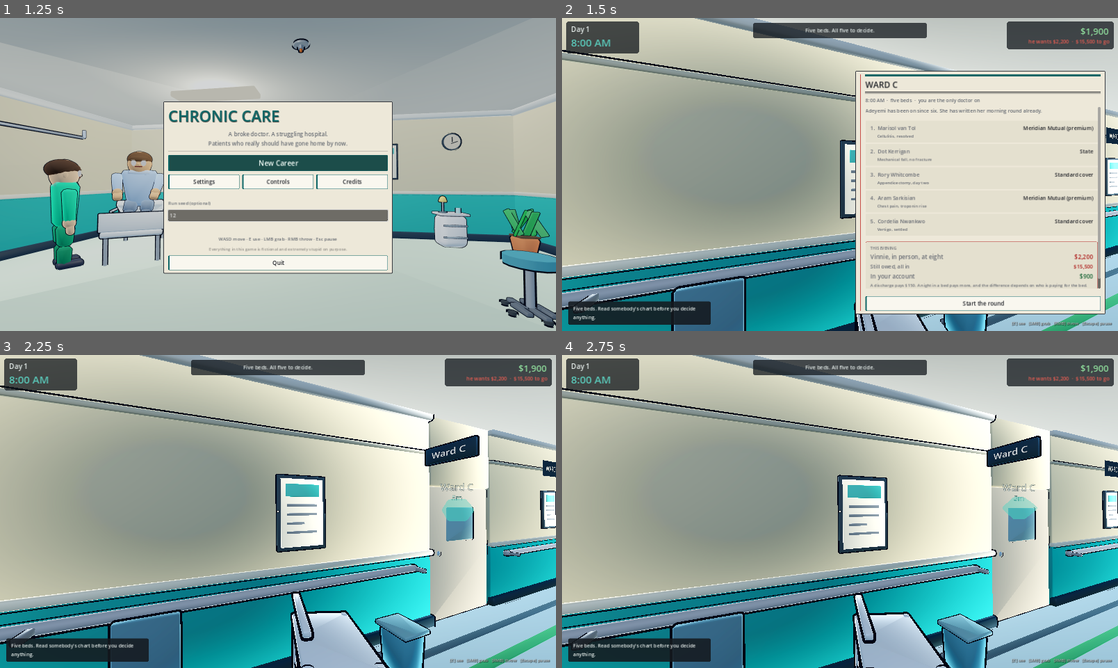
Above: before the commit, frames 1-4 (two rows, left to right).
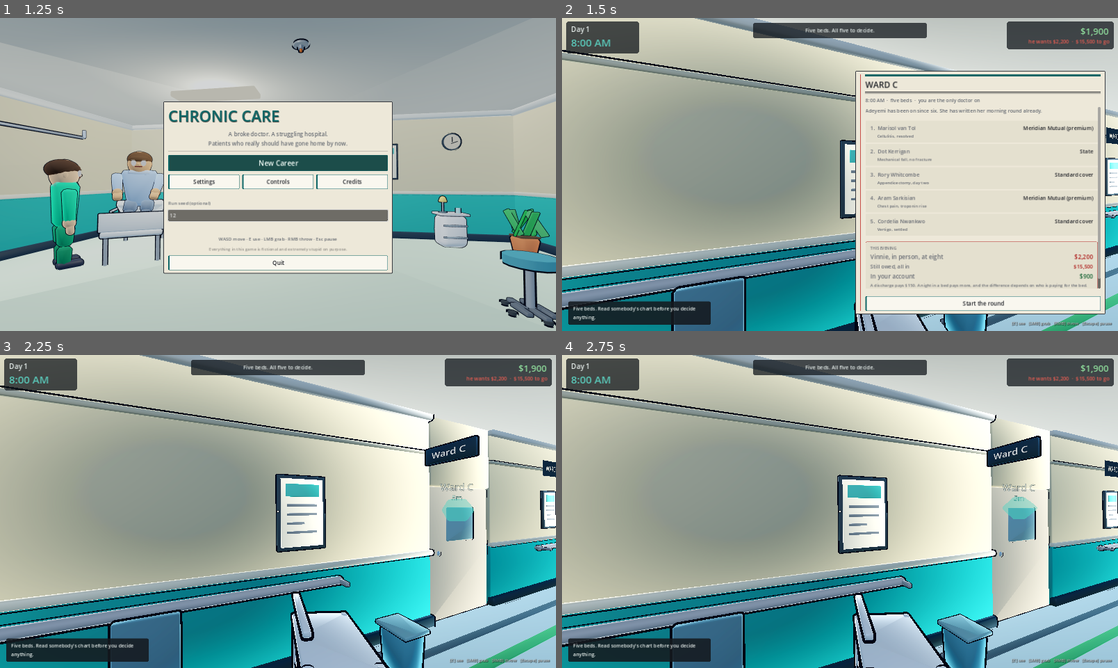
Above: after the commit, the same moments.

Repository: masonobegi/crypts-of-chaos
Game: Godot game, scene res://scenes/Boot.tscn
Same seed, same stepped clock (60 frames per second), same inputs: the game is played once before the commit and once after it.
Inputs (mouse positions are in pixels of both pictures, inside the frame that each line leads up to):
- Up to frame 1 (1.25 s): click (278, 215) at 0.52 s; type "12" at 0.6 s
- Up to frame 2 (1.5 s): click "New Career" at 1.25 s
- Up to frame 3 (2.25 s): click "Start the round" at 2 s
- Up to frame 4 (2.75 s): no input

Frame 1 is identical in both runs. In frame 2, less than 0.1% of the frame differs, in the area x 2-100%, y 62-94%; in frame 3, 0.7%, in the area x 1-100%, y 60-92%; in frame 4, 0.7%.

Commit message:
Things that stand on things, and doors that can open
All three EHR terminals were built around an origin somewhere inside the
case, so the lowest part of the model — the keyboard tray — sat 0.39 above
it, and all three callers placed the origin by eye. The ward and office
machines hovered nineteen centimetres over their desks; the station one was
buried five centimetres in the worktop. The terminal's origin is now its
foot, and a caller passes the height of the surface it stands on. Same rule
as Dressing._add and its own depth: the piece knows its shape, the room
knows where the shape goes.

The ward's hand-gel dispenser was mounted at t=0.46, which on a twenty-metre
wall is ten centimetres from a jamb at 9.2. A SwingDoor is hinged at the
jamb, its leaf is as long as the opening is wide, and it opens whichever way
it is pushed — so the leaf swept a two-hundred-degree arc straight through
the dispenser every time anybody walked onto the ward. Scenery has no
collision by design, which is what lets there be a lot of it and exactly why
nothing was ever going to object.

The handrails had the same problem and a fix that looked right. The gap cut
around each doorway was half the opening plus 45cm, which clears the frame
and is nowhere near the arc. Worse, the ward call passed Hospital.DOOR_W
where the ward's own opening is 1.6, so it was twenty centimetres short at
each end even by its own measure. Furniture._swing_gap computes it from the
door's real width, and _door_w reads the room's.

Two audits so this class stops recurring, because the only way to see any of
it is to go and look and the screenshots point at rooms rather than at one
desk.

Nothing floats or sinks: for each fixture that must rest on something, take
the lowest point of its geometry, find the highest surface under its
footprint, and insist they meet within 2cm. Verified in both directions —
put the old 0.55 back and it reports "RecordsTerminal floats by 55cm".

Nothing stands in a door's arc: Dressing._add now puts every decorative
piece in one group, so the check can tell a poster from a wall, and it
measures against each door's real hinge and width. It found four things on
its first run, including two I had not touched.

Co-Authored-By: Claude Opus 5 <noreply@anthropic.com>
Claude-Session: https://claude.ai/code/session_012v14cF2GepYx5imtAqBXn5

Diff:
--- a/scripts/world/dressing.gd
+++ b/scripts/world/dressing.gd
@@ -42,6 +42,12 @@
 
 static func _add(h: Node3D, n: Node3D, pos: Vector3, rot_y := 0.0, depth := 0.0) -> Node3D:
 	h.add_child(n)
+	# EVERYTHING DECORATIVE ANSWERS TO ONE NAME. Scenery has no collision and no
+	# navigation footprint, which is what lets there be a lot of it — and also
+	# means nothing in the engine will ever object to a piece of it standing in
+	# the arc of a door. The smoke run checks that instead, and it needs to be
+	# able to tell a poster from a wall.
+	n.add_to_group("dressing")
 	n.position = pos + Vector3(sin(rot_y), 0.0, cos(rot_y)) * depth * 0.5
 	n.rotation.y = rot_y
 	return n
--- a/scripts/world/furniture.gd
+++ b/scripts/world/furniture.gd
@@ -169,7 +169,11 @@
 	# The board the shift is actually run off, and the gel nobody uses.
 	Dressing.whiteboard(h, _door_wall(r, 0.30, 1.62), _door_rot(r), 2.0, 1.15)
 	Dressing.noticeboard(h, _door_wall(r, 0.62, 1.58), _door_rot(r), 1.7, 1.05)
-	Dressing.dispenser(h, _door_wall(r, 0.46, 1.32), _door_rot(r))
+	# THE GEL, CLEAR OF THE DOOR. It was at t=0.46, which on a twenty-metre wall
+	# is x=9.2 — ten centimetres from a jamb at 9.3, and the leaf sweeps 1.4m
+	# from there in either direction. It is still the first thing on the wall
+	# you pass walking in; it is just no longer inside the door.
+	Dressing.dispenser(h, _door_wall(r, 0.375, 1.32), _door_rot(r))
 	Dressing.extinguisher(h, _door_wall(r, 0.86, 1.05), _door_rot(r))
 
 	# Where people wait. Two chairs and something to put a cup on, at the end of
@@ -189,8 +193,14 @@
 	# because a rail across a fire door is the sort of detail that makes a room
 	# read as generated rather than built.
 	var door_x := _door_x(r)
+	# THE GAP IS THE ARC, NOT THE OPENING. A 1.5m cut clears the 1.4m doorway
+	# with room to spare and is still nowhere near enough: the leaf is hinged at
+	# the jamb and sweeps its own width, either way — `_open_dir` is decided by
+	# which side the person came from — so a rail 45cm past the frame is inside
+	# the swing. It has no collision, so the leaf went through it in silence
+	# every time anybody walked onto the ward.
 	Dressing.handrail_run(h, lx + 5.2, rx - 5.2, dz - into * 0.06,
-		[Vector2(door_x - 1.5, door_x + 1.5)], 0.92)
+		[_swing_gap(door_x, _door_w(r))], 0.92)
 	# The near half of the bay, which is otherwise a lot of empty floor between
 	# the door and the people.
 	var hmp := Vector3(r.rect.position.x + 1.0, 0, _door_wall_z(r) - into * 2.4)
@@ -221,12 +231,12 @@
 			continue
 		var rect: Rect2 = entry["rect"]
 		var centre := float(entry.get("door", rect.get_center().x))
-		var w := float(entry.get("door_w", Hospital.DOOR_W)) * 0.5 + 0.45
+		var gap := _swing_gap(centre, float(entry.get("door_w", Hospital.DOOR_W)))
 		# A room north of the corridor opens onto the corridor's north wall.
 		if rect.position.y > 0.0:
-			north_gaps.append(Vector2(centre - w, centre + w))
+			north_gaps.append(gap)
 		else:
-			south_gaps.append(Vector2(centre - w, centre + w))
+			south_gaps.append(gap)
 	Dressing.handrail_run(h, x0, x1, z0 + 0.12, south_gaps)
 	Dressing.handrail_run(h, x0, x1, z1 - 0.12, north_gaps)
 	Dressing.floor_line(h, x0, x1, z0 + 0.75, Color(0.30, 0.58, 0.88))
@@ -470,7 +480,9 @@
 	t.mode = "ehr"
 	h.add_child(t)
 	t.build("Ward Terminal", false)
-	t.position = Vector3(term_x, 0.55, term_z)
+	# ON the desk. `_table` puts its 6cm top plate centred at `height`, so the
+	# surface is height + 0.03, and the terminal's origin is its foot.
+	t.position = Vector3(term_x, 0.78, term_z)
 	t.rotation.y = _far_rot(r)
 	_occupy(term_x, term_z, 0.7, 0.5)
 
@@ -480,6 +492,27 @@
 ## Which way is "into the room" from the far wall.
 static func _toward(r: Room) -> float:
 	return -1.0 if _door_on_min_z(r) else 1.0
+
+## How much wall a door leaf needs on either side of its centre.
+##
+## A `SwingDoor` is hinged at one jamb and its leaf is as long as the opening is
+## wide, so the far tip reaches half the opening plus a whole leaf from centre —
+## and since the door opens whichever way it is pushed, that applies on both
+## sides and both faces. Anything decorative inside that is swept, silently,
+## because scenery has no collision.
+static func _swing_gap(centre: float, door_w: float) -> Vector2:
+	var reach: float = door_w * 1.5 + 0.12
+	return Vector2(centre - reach, centre + reach)
+
+## THIS ROOM'S opening, which is not always the default. The ward's is 1.6 and
+## the rail was cut for 1.4, so the gap was twenty centimetres short at each end
+## and the leaf still reached the rail — the shape of bug that survives a fix
+## because the fix looked right.
+static func _door_w(r: Room) -> float:
+	for entry in Hospital.LAYOUT:
+		if String(entry["key"]) == r.key:
+			return float(entry.get("door_w", Hospital.DOOR_W))
+	return Hospital.DOOR_W
 
 static func _door_x(r: Room) -> float:
 	for entry in Hospital.LAYOUT:
@@ -559,7 +592,8 @@
 	t.mode = "ehr"
 	h.add_child(t)
 	t.build("Station Terminal", false)
-	t.position = Vector3(c.x + 3.0, 0.70, corridor_z)
+	# The worktop is an 8cm plate centred at 1.12, so its surface is 1.16.
+	t.position = Vector3(c.x + 3.0, 1.16, corridor_z)
 	t.rotation.y = PI
 
 	_table(h, Vector3(c.x - 2.4, 0, c.z + 2.6), 1.6, 0.8, 0.75)
@@ -621,7 +655,7 @@
 	t.mode = "admin"
 	h.add_child(t)
 	t.build("Your Terminal", true)
-	t.position = Vector3(c.x - 0.3, 0.55, c.z + 0.7)
+	t.position = Vector3(c.x - 0.3, 0.78, c.z + 0.7)
 	_occupy(c.x - 0.3, c.z + 0.7, 0.7, 0.5)
 
 	_block(h, Vector3(1.0, 1.5, 0.5), Color(0.5, 0.52, 0.48), Vector3(r.rect.position.x + 0.8, 0.75, c.z - 2.4))
--- a/scripts/world/terminal.gd
+++ b/scripts/world/terminal.gd
@@ -15,15 +15,25 @@
 	is_private = private
 	var case_mat := Build.mat(Color(0.24, 0.26, 0.30))
 	var screen := Build.mat(Color(0.08, 0.14, 0.12), 0.15, 0.0, Color(0.08, 0.30, 0.24))
+	# ITS ORIGIN IS ITS FOOT. Every part used to be measured from a floating
+	# point somewhere inside the case, so the lowest thing on the model — the
+	# keyboard tray — sat 0.39 above the origin, and all three callers placed
+	# the origin by eye. The ward and office machines hovered nineteen
+	# centimetres over their desks and the station one was buried in the
+	# counter. Now a caller passes the height of the surface it stands on and
+	# nobody has to know how a computer is put together.
+	#
+	# Same rule as `Dressing._add()` and its own depth. The piece knows its
+	# shape; the room knows where the shape goes.
 	setup_body(Vector3(0.66, 0.62, 0.36), [
-		{"mesh": Build.box_mesh(Vector3(0.62, 0.42, 0.05)), "mat": case_mat, "pos": Vector3(0, 0.75, 0)},
-		{"mesh": Build.box_mesh(Vector3(0.56, 0.36, 0.01)), "mat": screen, "pos": Vector3(0, 0.75, 0.031)},
-		{"mesh": Build.box_mesh(Vector3(0.14, 0.2, 0.12)), "mat": case_mat, "pos": Vector3(0, 0.5, 0)},
-		{"mesh": Build.box_mesh(Vector3(0.4, 0.02, 0.16)), "mat": Build.mat(Color(0.4, 0.42, 0.45)), "pos": Vector3(0, 0.4, 0.25)},
-	], Vector3(0, 0.6, 0))
+		{"mesh": Build.box_mesh(Vector3(0.62, 0.42, 0.05)), "mat": case_mat, "pos": Vector3(0, 0.36, 0)},
+		{"mesh": Build.box_mesh(Vector3(0.56, 0.36, 0.01)), "mat": screen, "pos": Vector3(0, 0.36, 0.031)},
+		{"mesh": Build.box_mesh(Vector3(0.14, 0.2, 0.12)), "mat": case_mat, "pos": Vector3(0, 0.11, 0)},
+		{"mesh": Build.box_mesh(Vector3(0.4, 0.02, 0.16)), "mat": Build.mat(Color(0.4, 0.42, 0.45)), "pos": Vector3(0, 0.01, 0.25)},
+	], Vector3(0, 0.21, 0))
 
 	var glow := Build.label3d("EHR", 0.06, Color(0.4, 1.0, 0.8), false)
-	glow.position = Vector3(0, 0.93, 0.04)
+	glow.position = Vector3(0, 0.54, 0.04)
 	add_child(glow)
 
 func prompt(_player) -> Array:
--- a/tests/smoke_impl.gd
+++ b/tests/smoke_impl.gd
@@ -226,6 +226,8 @@
 	_check_a_watched_day_can_still_be_written_in()
 	_check_a_readmission_waits_for_the_morning()
 	_check_nobody_is_misgendered()
+	_check_nothing_floats_or_sinks()
+	_check_the_doors_have_room_to_swing()
 
 ## A WATCHED DAY IS HARDER, NOT AIRLESS.
 ##
@@ -464,6 +466,192 @@
 	for i in parts.size():
 		if i % 2 == 1:
 			out.append(String(parts[i]))
+	return out
+
+## THINGS THAT STAND ON THINGS ACTUALLY STAND ON THEM.
+##
+## All three EHR terminals were built around an origin somewhere inside the
+## case, so the lowest part of the model sat 0.39 above it — and all three
+## callers placed the origin by eye. The ward and office machines floated
+## nineteen centimetres over their desks; the station one was five centimetres
+## inside the worktop. Nobody had put a number on it because the only way to
+## see it is to go and look, and the screenshots point at the room rather than
+## at one desk.
+##
+## So: measure. For each fixture that is meant to rest on something, take the
+## lowest point of its geometry, find the highest surface underneath its
+## footprint, and insist they meet. Wall-mounted pieces are excluded by being
+## absent from the list — `Dressing` has its own rule and its own bug history.
+const STANDS_ON_SOMETHING := ["RecordsTerminal"]
+const RESTS_TOLERANCE := 0.02
+
+func _check_nothing_floats_or_sinks() -> void:
+	var h = tree.get_first_node_in_group("hospital")
+	if h == null:
+		_fail("no hospital to measure")
+		return
+	# Everything with a shape, in world space, once.
+	var boxes: Array = []
+	var standers: Array = []
+	for n in _all_nodes(h):
+		if not (n is MeshInstance3D):
+			continue
+		var mi: MeshInstance3D = n
+		if mi.mesh == null:
+			continue
+		var aabb: AABB = mi.global_transform * mi.mesh.get_aabb()
+		var owner_name := _fixture_kind(mi)
+		# The fixture this part belongs to, so a terminal's own base is not
+		# mistaken for the desk it is supposed to be standing on.
+		var owner_node := _fixture_ancestor(mi)
+		boxes.append({"aabb": aabb, "owner": owner_name, "of": owner_node})
+		if owner_name in STANDS_ON_SOMETHING:
+			standers.append({"aabb": aabb, "owner": owner_name, "node": mi})
+
+	_ok(not standers.is_empty(),
+		"there are %d pieces of geometry that have to rest on something"
+			% standers.size())
+
+	# Group each fixture's parts back together — a terminal is four boxes and
+	# only the lowest of them is standing on the desk.
+	var by_fixture: Dictionary = {}
+	for st in standers:
+		var f = _fixture_ancestor(st["node"])
+		var key := str(f.get_instance_id())
+		if not by_fixture.has(key):
+			by_fixture[key] = {"node": f, "aabb": st["aabb"]}
+		else:
+			by_fixture[key]["aabb"] = by_fixture[key]["aabb"].merge(st["aabb"])
+
+	var floating: Array = []
+	for key in by_fixture:
+		var f = by_fixture[key]["node"]
+		var box: AABB = by_fixture[key]["aabb"]
+		var foot := box.position.y
+		var best := 0.0                     ## the floor, if nothing else
+		for b in boxes:
+			var other: AABB = b["aabb"]
+			if b["of"] == f:
+				continue
+			# Directly underneath, in plan, and topping out below this thing.
+			if not _overlaps_in_plan(box, other):
+				continue
+			var top: float = other.position.y + other.size.y
+			if top <= foot + RESTS_TOLERANCE and top > best:
+				best = top
+		var gap: float = foot - best
+		if absf(gap) > RESTS_TOLERANCE:
+			floating.append("%s %s by %.0fcm" % [_fixture_kind(f),
+				"floats" if gap > 0.0 else "is sunk", absf(gap) * 100.0])
+	_ok(floating.is_empty(),
+		"and every one of them does%s" % ("" if floating.is_empty()
+			else " — " + ", ".join(PackedStringArray(floating))))
+
+## Two boxes seen from above.
+func _overlaps_in_plan(a: AABB, b: AABB) -> bool:
+	return a.position.x < b.position.x + b.size.x \
+		and b.position.x < a.position.x + a.size.x \
+		and a.position.z < b.position.z + b.size.z \
+		and b.position.z < a.position.z + a.size.z
+
+func _fixture_ancestor(n: Node) -> Node:
+	var cur := n
+	while cur != null:
+		if cur is Fixture:
+			return cur
+		cur = cur.get_parent()
+	return n
+
+func _fixture_kind(n: Node) -> String:
+	var cur := n
+	while cur != null:
+		var scr = cur.get_script()
+		if scr != null:
+			var g := String(scr.get_global_name())
+			if g != "":
+				return g
+		cur = cur.get_parent()
+	return ""
+
+## AND THE DOORS CAN ACTUALLY OPEN.
+##
+## The ward's hand-gel dispenser was mounted ten centimetres from the door jamb,
+## and a SwingDoor opens either way — `_open_dir` is decided by which side the
+## person came from — so the leaf swept a two-hundred-degree arc straight
+## through it. Scenery has no collision by design, which is exactly what lets
+## there be a lot of it and exactly why nothing in the engine was ever going to
+## complain: the leaf passed through the dispenser silently, every time anybody
+## walked into the ward.
+##
+## Nothing decorative may stand inside the disc a leaf sweeps. Checked against
+## the door's real width and hinge, so a wider door moves the rule with it.
+func _check_the_doors_have_room_to_swing() -> void:
+	var h = tree.get_first_node_in_group("hospital")
+	if h == null:
+		_fail("no hospital to measure")
+		return
+	var doors: Array = []
+	for n in _all_nodes(h):
+		if n is SwingDoor:
+			doors.append(n)
+	_ok(doors.size() >= 2, "the building has %d swinging doors" % doors.size())
+
+	var blocked: Array = []
+	var checked := 0
+	for d in doors:
+		# The hinge is the door's own origin and the leaf extends along local
+		# +Z, so the swept disc has the leaf's width for a radius.
+		var hinge: Vector3 = d.global_position
+		var reach: float = float(d.width)
+		for piece in tree.get_nodes_in_group("dressing"):
+			if not (piece is Node3D):
+				continue
+			var box := _world_box(piece)
+			if box.size == Vector3.ZERO:
+				continue
+			# Only things at door height matter: a floor tile under the swing
+			# and a light fitting above it are both fine.
+			if box.position.y > SwingDoor.HEIGHT or box.position.y + box.size.y < 0.05:
+				continue
+			checked += 1
+			if _nearest_in_plan(box, hinge) < reach:
+				var c := box.get_center()
+				blocked.append("%s (%s) centred %.1f,%.1f comes within %.2fm of the %s hinge at %.1f,%.1f (sweeps %.2f)"
+					% [piece.name, _dressing_kind(piece), c.x, c.z,
+						_nearest_in_plan(box, hinge), String(d.room_key),
+						hinge.x, hinge.z, reach])
+	_ok(checked > 0, "with %d pieces of scenery near enough to matter" % checked)
+	for b in blocked:
+		notes.append("  .. " + String(b))
+	_ok(blocked.is_empty(), "and no leaf sweeps through any of it (%d in the way)"
+		% blocked.size())
+
+func _dressing_kind(n: Node) -> String:
+	var p := n.get_parent()
+	return "%s under %s" % [n.get_class(), p.name if p != null else "?"]
+
+## The closest point of a box to a point, seen from above.
+func _nearest_in_plan(box: AABB, p: Vector3) -> float:
+	var nx: float = clampf(p.x, box.position.x, box.position.x + box.size.x)
+	var nz: float = clampf(p.z, box.position.z, box.position.z + box.size.z)
+	return Vector2(p.x - nx, p.z - nz).length()
+
+## Every mesh under a node, merged, in world space.
+func _world_box(n: Node) -> AABB:
+	var out := AABB()
+	var first := true
+	for m in _all_nodes(n):
+		if not (m is MeshInstance3D):
+			continue
+		var mi: MeshInstance3D = m
+		if mi.mesh == null:
+			continue
+		var b: AABB = mi.global_transform * mi.mesh.get_aabb()
+		if first:
+			out = b
+			first = false
+		else:
+			out = out.merge(b)
 	return out
 
 func _check_the_crosshair_keeps_the_secret(w) -> void:
